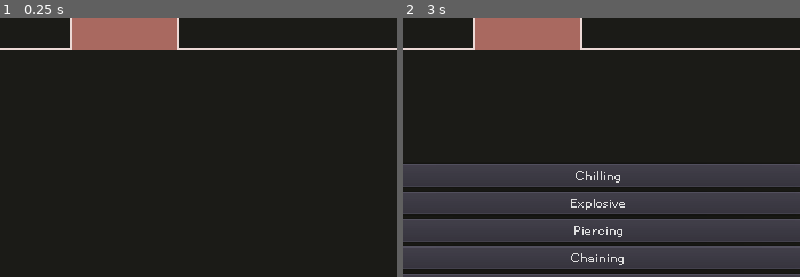
Above: before the commit, frames 1-2 (left to right).
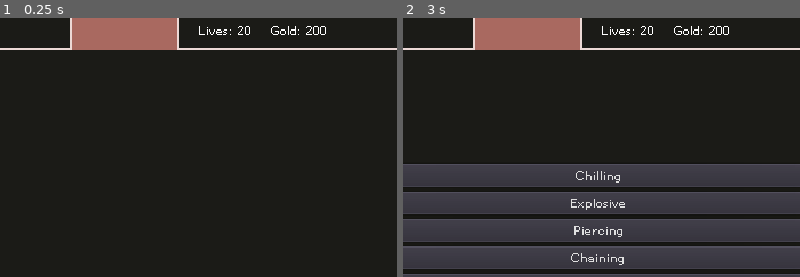
Above: after the commit, the same moments.

Repository: nolenroyalty/ReShape-TD
Game: Godot game, scene res://Main.tscn
Same seed, same stepped clock (60 frames per second), same inputs: the game is played once before the commit and once after it.
Inputs (mouse positions are % of the whole screen's width and height, from its top left):
- Up to frame 1 (0.25 s): no input
- Up to frame 2 (3 s): click (90, 67) at 0.5 s; click (83, 67) at 1.25 s; click (97, 67) at 2 s; click "Reshape" at 2.75 s
The pictures show only the part of the screen within x 26-76%, y 1-51%; the shares and areas given below are measured in that part.

The runs differ from the first frame. In frame 1, 0.2% of the frame differs, in the area x 50-83%, y 3-7%; in frame 2, 0.2%.

Commit message:
basic gold and life tracking

Diff:
--- /dev/null
+++ b/Gold.gd
@@ -0,0 +1,7 @@
+extends Label
+
+func handle_gold_updated(amount):
+	text = "Gold: " + str(amount)
+
+func _ready():
+	var _ignore = State.connect("gold_updated", self, "handle_gold_updated")
--- /dev/null
+++ b/Lives.gd
@@ -0,0 +1,7 @@
+extends Label
+
+func handle_lives_updated(amount):
+	text = "Lives: " + str(amount)
+
+func _ready():
+	var _ignore = State.connect("lives_updated", self, "handle_lives_updated")
--- a/Main.tscn
+++ b/Main.tscn
@@ -1,9 +1,11 @@
-[gd_scene load_steps=5 format=2]
+[gd_scene load_steps=7 format=2]
 
 [ext_resource path="res://battlefield/Battlefield.tscn" type="PackedScene" id=1]
 [ext_resource path="res://ui/ReshapeUpgradeSelector.tscn" type="PackedScene" id=2]
 [ext_resource path="res://Main.gd" type="Script" id=3]
 [ext_resource path="res://ui/IndividualViewer.tscn" type="PackedScene" id=4]
+[ext_resource path="res://Lives.gd" type="Script" id=5]
+[ext_resource path="res://Gold.gd" type="Script" id=6]
 
 [node name="Main" type="Node2D"]
 script = ExtResource( 3 )
@@ -19,3 +21,19 @@
 
 [node name="IndividualViewer" parent="." instance=ExtResource( 4 )]
 position = Vector2( 560, 32 )
+
+[node name="Lives" type="Label" parent="."]
+margin_left = 352.0
+margin_top = 8.0
+margin_right = 416.0
+margin_bottom = 40.0
+text = "Lives: 20"
+script = ExtResource( 5 )
+
+[node name="Gold" type="Label" parent="."]
+margin_left = 416.0
+margin_top = 8.0
+margin_right = 496.0
+margin_bottom = 38.0
+text = "Gold: 200"
+script = ExtResource( 6 )
--- a/creeps/CreepGeneric.gd
+++ b/creeps/CreepGeneric.gd
@@ -16,6 +16,7 @@
 var HEALTH = 50
 var SPEED = 50
 var STUN_CHANCE = 10
+var is_boss = false
 
 onready var spriteButton = $SpriteButton
 
@@ -27,6 +28,11 @@
 var chilled = false
 var stunned = false
 var poisoned = false
+
+func gold_value():
+	var base = 10
+	if is_boss: base = 50
+	return base * LEVEL
 
 func get_status_effects():
 	var effects = []
@@ -177,6 +183,7 @@
 
 	for target in navigation_targets:
 		target.queue_free()
+	State.add_gold(gold_value())
 
 	began_to_die = true
 	emit_signal("died")
@@ -189,6 +196,7 @@
 	if just_reached:
 		return
 	just_reached = true
+	State.lose_life()
 
 	for target in navigation_targets:
 		target.queue_free()
--- /dev/null
+++ b/globals/State.gd
@@ -0,0 +1,29 @@
+extends Node
+
+signal game_over
+signal gold_updated(amount)
+signal lives_updated(amount)
+
+var gold = 200
+var lives = 20
+
+func add_gold(amount):
+	gold += amount
+	emit_signal("gold_updated", gold)
+
+func can_buy(amount):
+	return gold >= amount
+
+func try_to_buy(amount):
+	if can_buy(amount):
+		gold -= amount
+		emit_signal("gold_updated", gold)
+		return true
+	return false
+
+func lose_life():
+	lives -= 1
+	if lives <= 0:
+		emit_signal("game_over")
+	else:
+		emit_signal("lives_updated", lives)
--- /dev/null
+++ b/globals/State.tscn
@@ -0,0 +1,6 @@
+[gd_scene load_steps=2 format=2]
+
+[ext_resource path="res://globals/State.gd" type="Script" id=1]
+
+[node name="State" type="Node"]
+script = ExtResource( 1 )
--- a/project.godot
+++ b/project.godot
@@ -35,6 +35,7 @@
 C="*res://globals/Constants.gd"
 U="*res://globals/Utilities.gd"
 Upgrades="*res://towers/Upgrades.gd"
+State="*res://globals/State.tscn"
 
 [debug]
 
--- a/towers/Bullet.gd
+++ b/towers/Bullet.gd
@@ -4,10 +4,6 @@
 
 const EXPLOSION_SPEED = 0.35
 const EXPLOSION_SIZE = 5.0
-
-var crescent_bullet = preload("res://towers/sprites/crescentbullet.png")
-var diamond_bullet = preload("res://towers/sprites/diamondbullet.png")
-var cross_bullet = preload("res://towers/sprites/crossbullet.png")
 
 var my_shape = null
 var my_stats = null
@@ -34,6 +30,7 @@
 	var size_mult = Upgrades.projectile_size_mult(my_shape)
 	$ChainRange/CollisionShape2D.shape.radius = (my_stats.RANGE_RADIUS / 2) * size_mult
 	$Sprite.scale *= size_mult
+	$Hitbox/Shape.shape.radius *= size_mult
 
 	match my_shape:
 		C.SHAPE.CROSS:
--- a/towers/Bullet.tscn
+++ b/towers/Bullet.tscn
@@ -5,7 +5,7 @@
 
 [sub_resource type="CircleShape2D" id=1]
 resource_local_to_scene = true
-radius = 4.0
+radius = 4.5
 
 [sub_resource type="CircleShape2D" id=2]
 radius = 1.0
